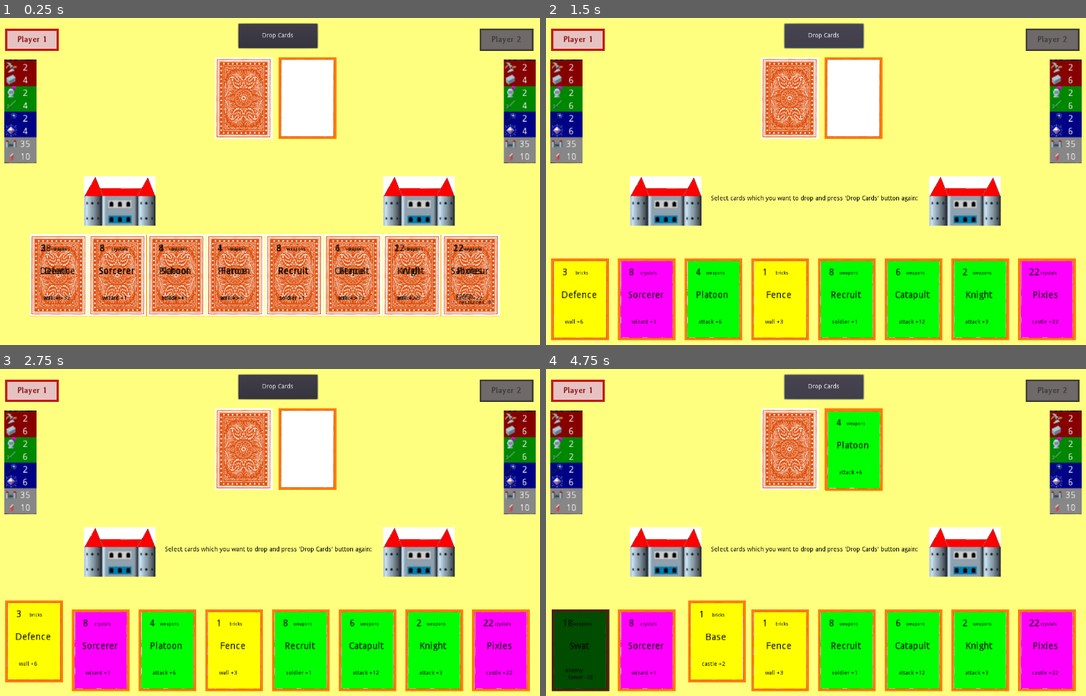
Above: before the commit, frames 1-4 (two rows, left to right).
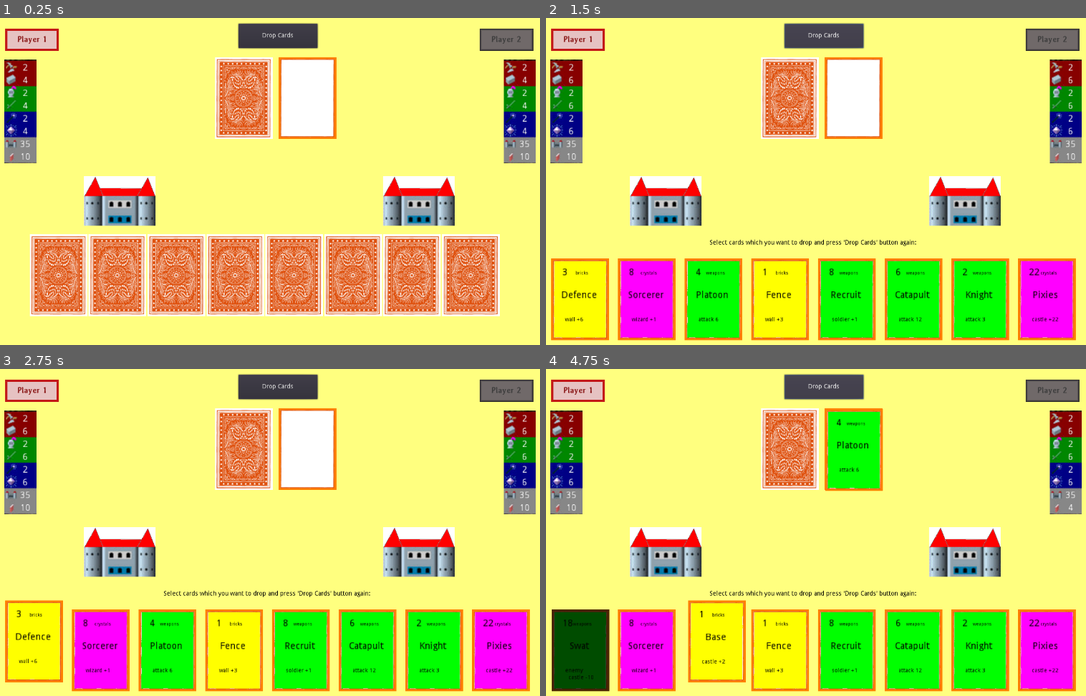
Above: after the commit, the same moments.

Repository: applemangames/CastleWars
Game: Godot game, scene res://Scenes/Game.tscn
The game is run twice, just before and just after one commit, with the same random seed, the same clock (stepped at 60 frames per second) and the same inputs.
Inputs (mouse positions are in pixels of both pictures, inside the frame that each line leads up to):
- Up to frame 1 (0.25 s): no input
- Up to frame 2 (1.5 s): click (583, 295) at 0.52 s; click "Drop Cards" at 1.25 s
- Up to frame 3 (2.75 s): click (32, 650) at 2.02 s
- Up to frame 4 (4.75 s): click "Drop Cards" at 2.75 s; click (713, 650) at 3.52 s; click "Drop Cards" at 4.25 s

The runs differ from the first frame. In frame 1, 1.8% of the frame differs, in the area x 5-93%, y 66-92%; in frame 2, 1.0%; in frame 3, 1.0%; in frame 4, 1.0%.

Commit message:
implemented taking effects of cards

Diff:
--- a/Scenes/Card.tscn
+++ b/Scenes/Card.tscn
@@ -24,6 +24,7 @@
 script = ExtResource( 1 )
 
 [node name="Front" type="Sprite" parent="."]
+visible = false
 position = Vector2( 0.103394, 0.191719 )
 scale = Vector2( 0.75, 0.75 )
 texture = ExtResource( 2 )
@@ -59,7 +60,7 @@
 custom_colors/font_color = Color( 0, 0, 0, 1 )
 text = "Utok +3"
 align = 3
-valign = 2
+valign = 3
 
 [node name="Price" type="Label" parent="Front/Description"]
 margin_left = 2.51194
--- a/Scenes/Game.tscn
+++ b/Scenes/Game.tscn
@@ -44,10 +44,10 @@
 
 [node name="DropCardsLabel" type="Label" parent="DropCardsButton"]
 visible = false
-margin_left = -163.646
-margin_top = 366.507
-margin_right = 318.354
-margin_bottom = 432.507
+margin_left = -167.347
+margin_top = 466.44
+margin_right = 314.653
+margin_bottom = 532.44
 custom_colors/font_color = Color( 0, 0, 0, 1 )
 text = "Select cards which you want to drop and press 'Drop Cards' button again:
 "
--- a/Scripts/Cards.gd
+++ b/Scripts/Cards.gd
@@ -66,6 +66,7 @@
     remove_from_deck(card)
     move_to_played(card)
     $"./Status".remove_material(card.currency, card.price)
+    $"./Status".take_effect_by_description(card.description)
 
 
 func remove_from_deck(card):
--- a/Scripts/Status.gd
+++ b/Scripts/Status.gd
@@ -1,4 +1,15 @@
 extends Node2D
+
+var contains_effect = {
+    "castle": "TowerSize",
+    "wall": "WallSize",
+    "builder": "BuilderNum",
+    "soldier": "SoldierNum",
+    "wizard": "WizardNum",
+    "brick": "BrickNum",
+    "weapon": "WeaponNum",
+    "crystal": "CrystalNum"
+}
 
 
 func produce_all_materials():
@@ -17,3 +28,80 @@
         find_node(material+"Num").text = str(material_number - number)
     else:
         find_node(material+"Num").text = "0"
+
+
+func take_effect_by_description(description: String):
+    var enemy = false
+    var effects = description.split("\n")
+    for effect in effects:
+        var effect_count = int(effect.split(" ")[-1])
+
+        if contains(effect, "attack"):
+            make_attack(effect_count)
+        elif contains(effect, "enemy"):
+            enemy = true
+        elif contains(effect, "all resources"):
+            take_resources_effect(true, effect_count, enemy)
+        elif contains(effect, "resources"):
+            take_resources_effect(false, effect_count, enemy)
+        else:
+            for key in contains_effect:
+                if contains(effect, key):
+                    take_effect(contains_effect[key], effect_count, enemy)
+                    break
+
+
+func take_effect(target: String, effect: int, enemy: bool = false):
+    var node = get_player(enemy).find_node(target)
+    var result = int(node.text) + effect
+    if result > 0:
+        node.text = str(result)
+    else:
+        node.text = "0"
+
+
+func make_attack(attack_size: int):
+    var castle = get_player(true).find_node("TowerSize")
+    var wall = get_player(true).find_node("WallSize")
+    var wall_size = int(wall.text)
+
+    if wall_size > 0:
+        if wall_size >= attack_size:
+            take_effect("WallSize", -attack_size, true)
+        else:
+            take_effect("TowerSize", -(attack_size - wall_size), true)
+            wall.text = "0"
+    else:
+        take_effect("TowerSize", -attack_size, true)
+
+    if int(castle.text) <= 0:
+        print("END GAME")
+
+
+func take_resources_effect(all, effect_count, enemy):
+    take_effect("BrickNum", effect_count, enemy)
+    take_effect("WeaponNum", effect_count, enemy)
+    take_effect("CrystalNum", effect_count, enemy)
+    if all:
+        take_effect("BuilderNum", effect_count, enemy)
+        take_effect("SoldierNum", effect_count, enemy)
+        take_effect("WizardNum", effect_count, enemy)
+        take_effect("TowerSize", effect_count, enemy)
+        take_effect("WallSize", effect_count, enemy)
+
+
+func get_player(enemy):
+    if enemy:
+        if get_parent() == $"/root/Game/Player1":
+            return $"/root/Game/Player2"
+        else:
+            return $"/root/Game/Player1"
+    else:
+        return get_parent()
+
+
+func contains(string: String, sub: String) -> bool:
+    if string.find(sub) != -1:
+        return true
+    else:
+        return false
Not shown, changed: Configs/cards.txt
Not shown, changed: TODO
